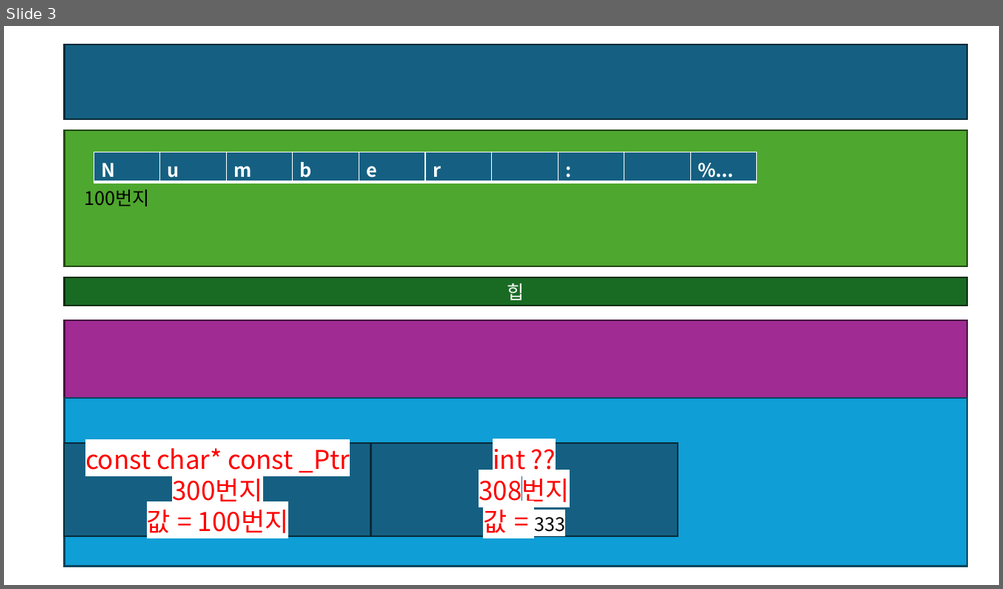
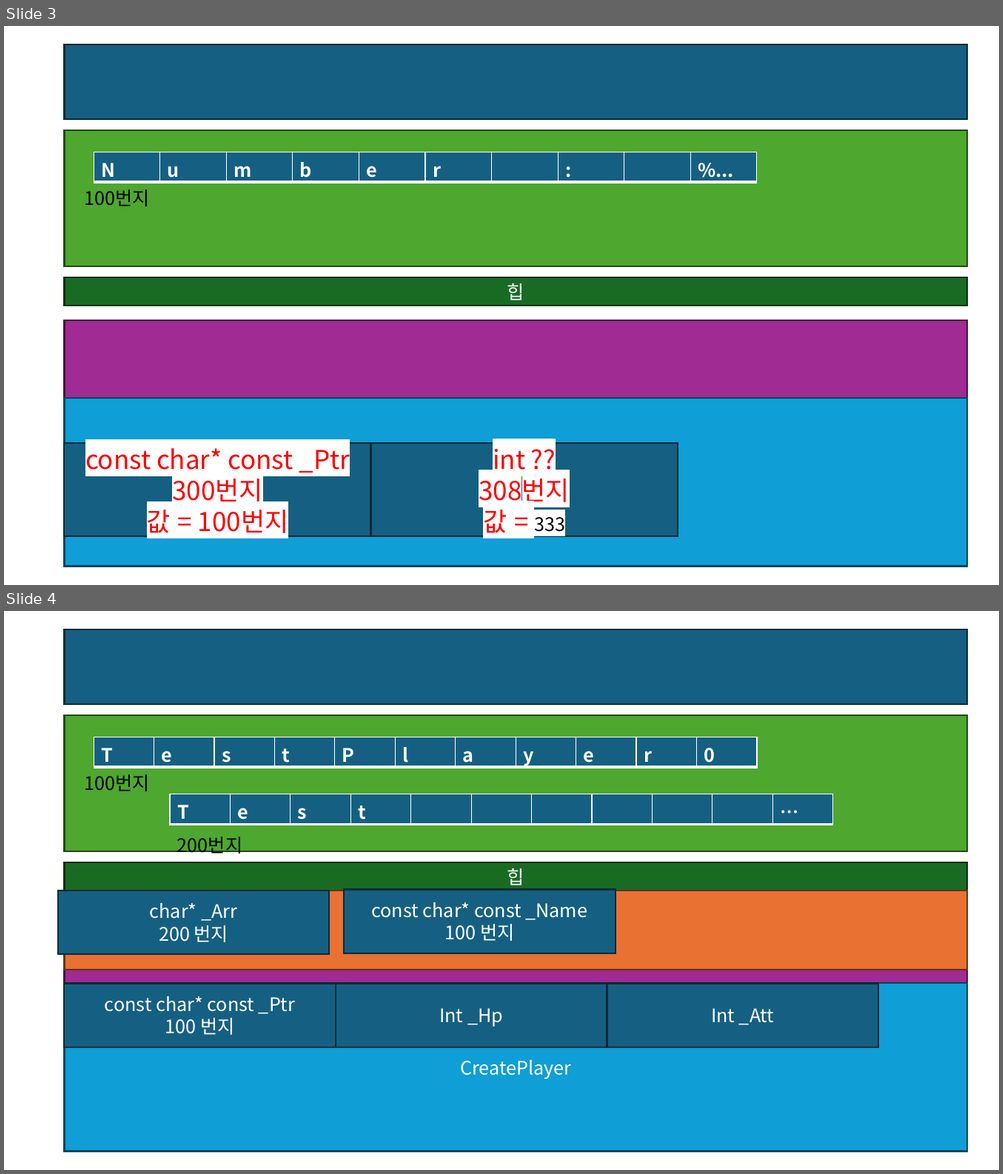
Before and after one commit to JaeSuGang/AssortRockAssignment, a slide deck: DOC/과제풀이/MyPrintf.pptx. Shown one above the other, each under a label of ours: slide 3 before the commit, slides 3 and 4 after it. The pictures are 1003x589 and 1003x1174 pixels, drawn with LibreOffice and Linux fonts; fonts in the diff are those of the drawing. Boxes give left, top, right and bottom in pixels: in the first picture for what was removed or moved away, otherwise in the second. Text is boxed around its words. In the diff, an @@ line names an element or a change of style, - is before the commit and + after.

```diff
--- a/DOC/과제풀이/MyPrintf.pptx
+++ b/DOC/과제풀이/MyPrintf.pptx
@@ slide 4 added at (x1=4, y1=611, x2=999, y2=1170), background #FFFFFF @@
@@ rectangle added at (x1=65, y1=629, x2=967, y2=704), fill #156082, outline #092A39 1.5 pt @@
@@ rectangle added at (x1=65, y1=715, x2=967, y2=851), fill #4EA72E, outline #224914 1.5 pt @@
@@ table added at (x1=94, y1=737, x2=758, y2=769), 1 rows, 11 columns @@
+T | e | s | t | P | l | a | y | e | r | 0
@@ text added at (x1=85, y1=775, x2=150, y2=792), 18 pt, text #000000 @@
+100번지
@@ table added at (x1=170, y1=795, x2=834, y2=827), 1 rows, 11 columns @@
+T | e | s | t |  |  |  |  |  |  | …
@@ text added at (x1=177, y1=837, x2=242, y2=857), 18 pt, text #000000 @@
+200번지
@@ rectangle added at (x1=65, y1=863, x2=967, y2=891), fill #196B24, outline #0B2F10 1.5 pt, 18 pt, text #FFFFFF @@
+힙
@@ rectangle added at (x1=58, y1=891, x2=330, y2=955), fill #156082, outline #092A39 1.5 pt, 18 pt, text #FFFFFF @@
+char* _Arr
+200 번지
@@ rectangle added at (x1=65, y1=891, x2=967, y2=970), fill #E97132, outline #663216 1.5 pt, 18 pt, text #FFFFFF @@
+StrCopy
@@ rectangle added at (x1=344, y1=889, x2=616, y2=954), fill #156082, outline #092A39 1.5 pt, 18 pt, text #FFFFFF @@
+const char* const _Name
+100 번지
@@ rectangle added at (x1=65, y1=905, x2=967, y2=1151), fill #A02B93, outline #461340 1.5 pt, 18 pt, text #FFFFFF @@
+스택
@@ rectangle added at (x1=65, y1=983, x2=967, y2=1151), fill #0F9ED5, outline #07455D 1.5 pt, 18 pt, text #FFFFFF @@
+CreatePlayer
@@ rectangle added at (x1=65, y1=983, x2=336, y2=1048), fill #156082, outline #092A39 1.5 pt, 18 pt, text #FFFFFF @@
+const char* const _Ptr
+100 번지
@@ rectangle added at (x1=336, y1=983, x2=607, y2=1048), fill #156082, outline #092A39 1.5 pt, 18 pt, text #FFFFFF @@
+Int _Hp
@@ rectangle added at (x1=607, y1=983, x2=879, y2=1048), fill #156082, outline #092A39 1.5 pt, 18 pt, text #FFFFFF @@
+Int _Att
```
Also in this commit, not shown: 5 other files.
